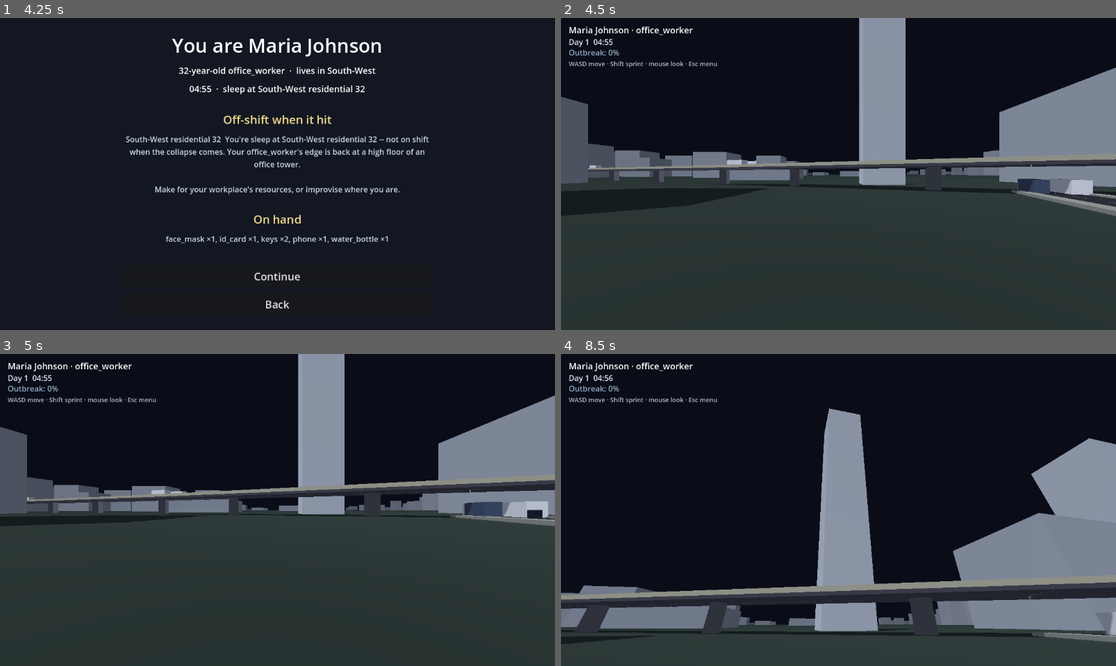
Above: before the commit, frames 1-4 (two rows, left to right).
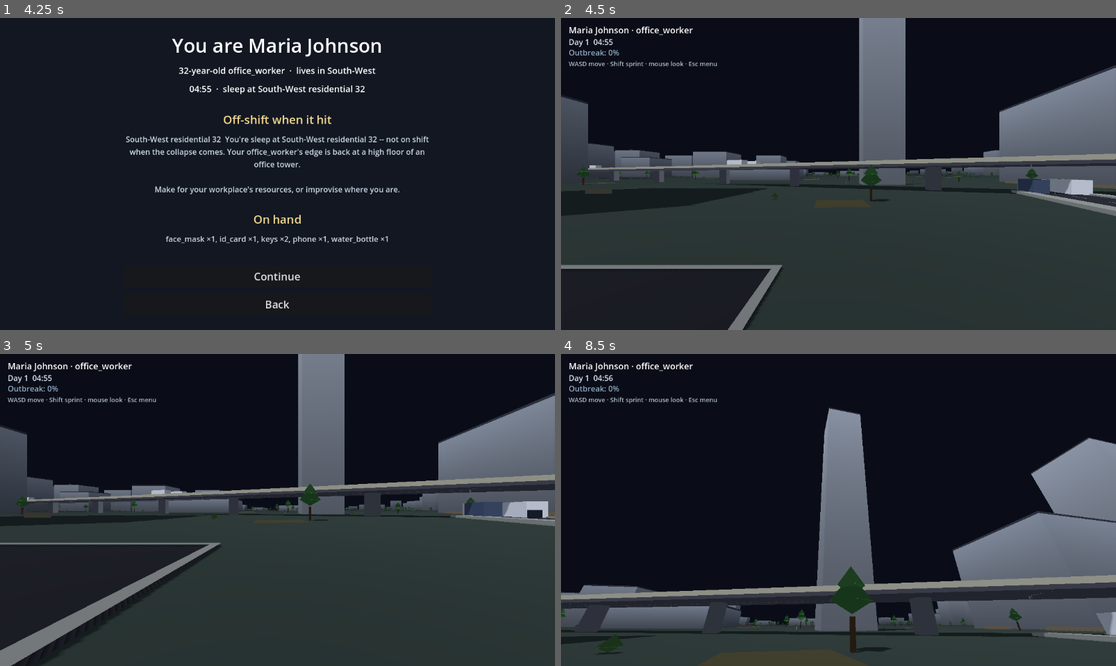
Above: after the commit, the same moments.

Repository: maxhightower/Asphodel
Game: Godot game, scene res://MainMenu.tscn
Same seed, same stepped clock (60 frames per second), same inputs: the game is played once before the commit and once after it.
Inputs (mouse positions are in pixels of both pictures, inside the frame that each line leads up to):
- Up to frame 1 (4.25 s): click "Start Game" at 0.5 s; click "Madisonville, TX" at 1.25 s; click "Back" at 2 s; click "Start Game" at 2.75 s; click "Load City" at 3.5 s
- Up to frame 2 (4.5 s): click "Continue" at 4.25 s
- Up to frame 3 (5 s): no input
- Up to frame 4 (8.5 s): move the mouse to (866, 510) at 5.02 s; hold E (interact) 5.03-5.78 s; hold W (move_forward) from 5.03 s (still down); move the mouse to (810, 510) at 5.77 s; tap Shift (sprint) at 5.85, 7.35 s; move the mouse to (849, 503) at 6.52 s; hold E (interact) 6.53-7.28 s; move the mouse to (832, 516) at 7.27 s; move the mouse to (877, 513) at 8.02 s; hold E (interact) from 8.03 s (still down)

Frame 1 is identical in both runs. In frame 2, 10% of the frame differs, in the area x 0-100%, y 2-100%; in frame 3, 12%, in the area x 0-100%, y 0-100%; in frame 4, 11%.

Commit message:
Add procedural site detail + richer building geometry
The gaps between buildings were dead-flat green and the buildings were
plain white masses. Add a lived-in layer and give the masses depth.

site_detail.gd (presentation-only, like the crowd/traffic): rasterises an
occupancy grid from the real footprints + road corridors, then places —
only in genuine open space, never in a wall or on a street —
- parking lots (asphalt pad, wheel-stop kerb, white stall stripes) on
  road-adjacent openings,
- scattered trees + bushes (baked-colour MultiMeshes),
- fences along the yard/building property lines,
- ground-cover patches so the terrain isn't one flat green.
Candidates are collected across the whole map by probability then
stride-thinned to a cap, so props stay evenly spread. Deterministic from
the bundle seed.

street_world._build_buildings: grey roofs (distinct from walls), a darker
ground-floor plinth gradient up the walls, a parapet lip around the roof
edge, and rooftop units on tall/wide buildings — so buildings read as
built masses, not flat slabs. Wired _build_site_detail into _ready.

Co-Authored-By: Claude Opus 4.8 <noreply@anthropic.com>
Claude-Session: https://claude.ai/code/session_01Datjs9tUxMYwyRKZkeyYo9

Diff:
--- /dev/null
+++ b/godot/scripts/site_detail.gd
@@ -0,0 +1,491 @@
+extends Node3D
+
+## Site-detail layer — the procedural "stuff between the buildings" that turns a
+## grid of masses into a lived-in city: parking lots, scattered trees and bushes,
+## fences along property lines, and ground-cover patches that break up the flat
+## terrain. Pure presentation (like the capsule crowd and the traffic): it never
+## feeds the authoritative Python simulation.
+##
+## Everything is placed against a coarse OCCUPANCY GRID rasterised from the real
+## building footprints and road corridors, so props land in genuine open space —
+## never inside a wall or on a street. Deterministic from `seed`, batched into a
+## few MultiMeshes / ArrayMeshes so thousands of props cost a handful of draws.
+
+const FREE := 0
+const BUILDING := 1
+const ROAD := 2
+const USED := 3            # claimed by a parking lot / fence footprint
+
+# Prop budgets (city-wide caps so a huge bundle stays cheap). Candidates are
+# collected across the WHOLE map by probability, then stride-thinned down to these
+# caps, so props stay evenly spread instead of piling up wherever the scan starts.
+const MAX_TREES := 8000
+const MAX_BUSHES := 7000
+const MAX_PATCHES := 8000
+const MAX_LOTS := 400
+# Per-free-cell placement probabilities (before thinning).
+const P_TREE := 0.06
+const P_BUSH := 0.05
+const P_PATCH := 0.09
+const P_LOT := 0.5
+
+var _rng := RandomNumberGenerator.new()
+var _cols := 0
+var _rows := 0
+var _ox := 0.0
+var _oz := 0.0
+var _cell := 6.0
+var _occ: PackedByteArray = PackedByteArray()
+
+
+func build(bounds: Rect2, footprints: Array, roads: Dictionary, seed: int) -> void:
+	_rng.seed = seed
+	_init_grid(bounds)
+	_mark_buildings(footprints)
+	_mark_roads(roads)
+	_build_parking_lots()
+	_build_greenery()
+	_build_fences()
+	_build_ground_patches()
+
+
+# --------------------------------------------------------------- occupancy grid
+func _init_grid(b: Rect2) -> void:
+	_ox = b.position.x
+	_oz = b.position.y
+	# Adaptive cell size: keep the grid under ~1.2M cells however big the city is.
+	_cell = 6.0
+	while (b.size.x / _cell + 1.0) * (b.size.y / _cell + 1.0) > 1_200_000.0:
+		_cell *= 1.5
+	_cols = int(ceil(b.size.x / _cell)) + 1
+	_rows = int(ceil(b.size.y / _cell)) + 1
+	_occ = PackedByteArray()
+	_occ.resize(_cols * _rows)          # zero-filled == FREE
+
+
+func _in(cx: int, cz: int) -> bool:
+	return cx >= 0 and cx < _cols and cz >= 0 and cz < _rows
+
+
+func _occ_get(cx: int, cz: int) -> int:
+	if not _in(cx, cz):
+		return BUILDING                 # off-map reads as blocked
+	return _occ[cz * _cols + cx]
+
+
+func _occ_set(cx: int, cz: int, v: int) -> void:
+	if _in(cx, cz):
+		_occ[cz * _cols + cx] = v
+
+
+func _cx_of(x: float) -> int:
+	return int(floor((x - _ox) / _cell))
+
+
+func _cz_of(z: float) -> int:
+	return int(floor((z - _oz) / _cell))
+
+
+func _cell_centre(cx: int, cz: int) -> Vector2:
+	return Vector2(_ox + (float(cx) + 0.5) * _cell, _oz + (float(cz) + 0.5) * _cell)
+
+
+func _mark_buildings(footprints: Array) -> void:
+	for b in footprints:
+		var poly: Array = b.get("poly", [])
+		if poly.size() < 3:
+			continue
+		var min_x := INF; var min_z := INF; var max_x := -INF; var max_z := -INF
+		for p in poly:
+			min_x = minf(min_x, float(p[0])); max_x = maxf(max_x, float(p[0]))
+			min_z = minf(min_z, float(p[1])); max_z = maxf(max_z, float(p[1]))
+		# Mark the footprint AABB plus a one-cell skirt (no props hard against walls).
+		var c0x := _cx_of(min_x) - 1; var c1x := _cx_of(max_x) + 1
+		var c0z := _cz_of(min_z) - 1; var c1z := _cz_of(max_z) + 1
+		for cz in range(c0z, c1z + 1):
+			for cx in range(c0x, c1x + 1):
+				_occ_set(cx, cz, BUILDING)
+
+
+func _mark_roads(roads: Dictionary) -> void:
+	for pl in roads.get("polylines", []):
+		var pts: Array = pl.get("points", [])
+		if pts.size() < 2:
+			continue
+		var cls := String(pl.get("class", ""))
+		# Corridor half-width mirrors street_world's roadway+sidewalk extents.
+		var half := 10.0
+		if cls == "primary":
+			half = 11.0
+		elif cls == "motorway" or cls == "trunk":
+			half = 11.0
+		else:
+			half = 8.0
+		for k in range(pts.size() - 1):
+			var a := Vector2(float(pts[k][0]), float(pts[k][1]))
+			var b := Vector2(float(pts[k + 1][0]), float(pts[k + 1][1]))
+			_stamp_segment(a, b, half)
+
+
+func _stamp_segment(a: Vector2, b: Vector2, half: float) -> void:
+	# Mark every cell within `half` of the segment as ROAD (walk it in ~cell steps
+	# and stamp a small disk at each sample).
+	var seglen := a.distance_to(b)
+	var steps := maxi(1, int(ceil(seglen / _cell)))
+	var rad := int(ceil(half / _cell))
+	for s in range(steps + 1):
+		var p := a.lerp(b, float(s) / float(steps))
+		var bx := _cx_of(p.x); var bz := _cz_of(p.y)
+		for dz in range(-rad, rad + 1):
+			for dx in range(-rad, rad + 1):
+				if _occ_get(bx + dx, bz + dz) == FREE:
+					_occ_set(bx + dx, bz + dz, ROAD)
+
+
+# ------------------------------------------------------------------ parking lots
+func _build_parking_lots() -> void:
+	# Find rectangular runs of FREE cells adjacent to a road and pave them: dark
+	# asphalt slab, white stall stripes, and a wheel-stop kerb. One batched mesh.
+	var st := SurfaceTool.new()
+	st.begin(Mesh.PRIMITIVE_TRIANGLES)
+	var lots := 0
+	# Lot footprint in cells (roughly 7x5 cells -> ~40x30 m).
+	var lw := 7
+	var lh := 5
+	# Scan the WHOLE map (so lots spread everywhere), paving a probabilistic subset
+	# of the valid road-adjacent openings up to the cap.
+	var cz := 1
+	while cz < _rows - lh and lots < MAX_LOTS:
+		var cx := 1
+		while cx < _cols - lw and lots < MAX_LOTS:
+			if _rect_free(cx, cz, lw, lh) and _touches_road(cx, cz, lw, lh):
+				if _rng.randf() < P_LOT:
+					_pave_lot(st, cx, cz, lw, lh)
+					for z2 in range(cz, cz + lh):
+						for x2 in range(cx, cx + lw):
+							_occ_set(x2, z2, USED)
+					lots += 1
+				cx += lw
+			else:
+				cx += 2
+		cz += 3
+	if lots == 0:
+		return
+	var mat := StandardMaterial3D.new()
+	mat.vertex_color_use_as_albedo = true
+	mat.roughness = 0.95
+	mat.cull_mode = BaseMaterial3D.CULL_DISABLED
+	var mi := MeshInstance3D.new()
+	mi.mesh = st.commit()
+	mi.material_override = mat
+	add_child(mi)
+
+
+func _rect_free(cx: int, cz: int, w: int, h: int) -> bool:
+	for z2 in range(cz, cz + h):
+		for x2 in range(cx, cx + w):
+			if _occ_get(x2, z2) != FREE:
+				return false
+	return true
+
+
+func _touches_road(cx: int, cz: int, w: int, h: int) -> bool:
+	# A parking lot must border a street (its entrance). Scan the ring around it.
+	for x2 in range(cx - 1, cx + w + 1):
+		if _occ_get(x2, cz - 1) == ROAD or _occ_get(x2, cz + h) == ROAD:
+			return true
+	for z2 in range(cz - 1, cz + h + 1):
+		if _occ_get(cx - 1, z2) == ROAD or _occ_get(cx + w, z2) == ROAD:
+			return true
+	return false
+
+
+const LOT_ASPHALT := Color(0.16, 0.16, 0.18)
+const LOT_STRIPE := Color(0.85, 0.85, 0.72)
+const LOT_KERB := Color(0.55, 0.55, 0.53)
+const LOT_Y := 0.06
+
+
+func _pave_lot(st: SurfaceTool, cx: int, cz: int, w: int, h: int) -> void:
+	var a := _cell_centre(cx, cz) - Vector2(_cell * 0.5, _cell * 0.5)
+	var x0 := a.x
+	var z0 := a.y
+	var x1 := x0 + float(w) * _cell
+	var z1 := z0 + float(h) * _cell
+	# Asphalt pad.
+	st.set_color(LOT_ASPHALT)
+	_flat_quad(st, Vector2(x0, z0), Vector2(x1, z0), Vector2(x1, z1), Vector2(x0, z1), LOT_Y)
+	# Perimeter wheel-stop kerb (a thin raised lip).
+	st.set_color(LOT_KERB)
+	var t := 0.4
+	_flat_ring(st, x0, z0, x1, z1, t, LOT_Y + 0.12)
+	# Parking-stall stripes: rows of short white lines, cars nose-to-nose down the
+	# middle. Stalls run along X, split by a central drive aisle.
+	st.set_color(LOT_STRIPE)
+	var stall := 2.6
+	var mid := (z0 + z1) * 0.5
+	var depth := 5.0
+	var x := x0 + 0.6
+	while x < x1 - 0.4:
+		_stripe(st, Vector2(x, mid - depth), Vector2(x, mid - 0.6), 0.15, LOT_Y + 0.02)
+		_stripe(st, Vector2(x, mid + 0.6), Vector2(x, mid + depth), 0.15, LOT_Y + 0.02)
+		x += stall
+
+
+func _flat_ring(st: SurfaceTool, x0: float, z0: float, x1: float, z1: float,
+		t: float, y: float) -> void:
+	_flat_quad(st, Vector2(x0, z0), Vector2(x1, z0), Vector2(x1, z0 + t), Vector2(x0, z0 + t), y)
+	_flat_quad(st, Vector2(x0, z1 - t), Vector2(x1, z1 - t), Vector2(x1, z1), Vector2(x0, z1), y)
+	_flat_quad(st, Vector2(x0, z0), Vector2(x0 + t, z0), Vector2(x0 + t, z1), Vector2(x0, z1), y)
+	_flat_quad(st, Vector2(x1 - t, z0), Vector2(x1, z0), Vector2(x1, z1), Vector2(x1 - t, z1), y)
+
+
+func _stripe(st: SurfaceTool, a: Vector2, b: Vector2, w: float, y: float) -> void:
+	var d := b - a
+	if d.length() < 0.001:
+		return
+	var n := d.orthogonal().normalized() * (w * 0.5)
+	_flat_quad(st, a - n, b - n, b + n, a + n, y)
+
+
+func _flat_quad(st: SurfaceTool, p0: Vector2, p1: Vector2, p2: Vector2, p3: Vector2, y: float) -> void:
+	for v in [p0, p1, p2, p0, p2, p3]:
+		st.set_normal(Vector3.UP)
+		st.add_vertex(Vector3(v.x, y, v.y))
+
+
+# --------------------------------------------------------------------- greenery
+func _build_greenery() -> void:
+	# Trees + bushes scattered in FREE cells. Trees carry baked vertex colours
+	# (brown trunk + green crown) so ONE MultiMesh draws the lot; a few crown
+	# tints add variety. Bushes are a second, smaller MultiMesh.
+	var tree_slots: Array[Vector2] = []
+	var bush_slots: Array[Vector2] = []
+	# Collect candidates across the WHOLE map by probability (even spread), jittered
+	# off the cell centre so they don't sit on an obvious grid.
+	for cz in range(0, _rows):
+		for cx in range(0, _cols):
+			if _occ_get(cx, cz) != FREE:
+				continue
+			var r := _rng.randf()
+			if r < P_TREE:
+				var c := _cell_centre(cx, cz)
+				c += Vector2(_rng.randf() - 0.5, _rng.randf() - 0.5) * (_cell * 0.7)
+				tree_slots.append(c)
+			elif r < P_TREE + P_BUSH:
+				var c2 := _cell_centre(cx, cz)
+				c2 += Vector2(_rng.randf() - 0.5, _rng.randf() - 0.5) * (_cell * 0.8)
+				bush_slots.append(c2)
+	tree_slots = _thin(tree_slots, MAX_TREES)
+	bush_slots = _thin(bush_slots, MAX_BUSHES)
+	if not tree_slots.is_empty():
+		_scatter(_tree_mesh(), tree_slots, 0.75, 1.5, true)
+	if not bush_slots.is_empty():
+		_scatter(_bush_mesh(), bush_slots, 0.7, 1.4, false)
+
+
+func _thin(slots: Array[Vector2], cap: int) -> Array[Vector2]:
+	# Keep at most `cap` evenly spaced entries (uniform stride preserves the spatial
+	# spread; a plain truncation would keep only one corner of the map).
+	if slots.size() <= cap:
+		return slots
+	var stride := int(ceil(float(slots.size()) / float(cap)))
+	var out: Array[Vector2] = []
+	var i := 0
+	while i < slots.size():
+		out.append(slots[i])
+		i += stride
+	return out
+
+
+func _scatter(mesh: Mesh, slots: Array[Vector2], smin: float, smax: float,
+		tall: bool) -> void:
+	var mm := MultiMesh.new()
+	mm.transform_format = MultiMesh.TRANSFORM_3D
+	mm.mesh = mesh
+	mm.instance_count = slots.size()
+	for i in range(slots.size()):
+		var s := smin + (smax - smin) * _rng.randf()
+		var yaw := _rng.randf() * TAU
+		var basis := Basis(Vector3.UP, yaw).scaled(Vector3(s, s * (1.0 if tall else 0.85), s))
+		var p: Vector2 = slots[i]
+		mm.set_instance_transform(i, Transform3D(basis, Vector3(p.x, 0.0, p.y)))
+	var mmi := MultiMeshInstance3D.new()
+	mmi.multimesh = mm
+	add_child(mmi)
+
+
+func _tree_mesh() -> Mesh:
+	var st := SurfaceTool.new()
+	st.begin(Mesh.PRIMITIVE_TRIANGLES)
+	_box(st, Vector3(0, 1.1, 0), Vector3(0.35, 2.2, 0.35), Color(0.34, 0.24, 0.16))
+	# Two stacked crowns for a rounder canopy.
+	_octa(st, Vector3(0, 3.3, 0), 1.7, 1.9, Color(0.24, 0.44, 0.22))
+	_octa(st, Vector3(0, 4.4, 0), 1.15, 1.5, Color(0.28, 0.5, 0.26))
+	var m := StandardMaterial3D.new()
+	m.vertex_color_use_as_albedo = true
+	m.roughness = 0.9
+	m.cull_mode = BaseMaterial3D.CULL_DISABLED
+	var mesh := st.commit()
+	mesh.surface_set_material(0, m)
+	return mesh
+
+
+func _bush_mesh() -> Mesh:
+	var st := SurfaceTool.new()
+	st.begin(Mesh.PRIMITIVE_TRIANGLES)
+	_octa(st, Vector3(0, 0.5, 0), 0.9, 0.9, Color(0.26, 0.42, 0.22))
+	var m := StandardMaterial3D.new()
+	m.vertex_color_use_as_albedo = true
+	m.roughness = 0.95
+	m.cull_mode = BaseMaterial3D.CULL_DISABLED
+	var mesh := st.commit()
+	mesh.surface_set_material(0, m)
+	return mesh
+
+
+func _box(st: SurfaceTool, c: Vector3, size: Vector3, col: Color) -> void:
+	st.set_color(col)
+	var h := size * 0.5
+	var corners := [
+		c + Vector3(-h.x, -h.y, -h.z), c + Vector3(h.x, -h.y, -h.z),
+		c + Vector3(h.x, -h.y, h.z), c + Vector3(-h.x, -h.y, h.z),
+		c + Vector3(-h.x, h.y, -h.z), c + Vector3(h.x, h.y, -h.z),
+		c + Vector3(h.x, h.y, h.z), c + Vector3(-h.x, h.y, h.z)]
+	var faces := [[0, 1, 2, 3], [7, 6, 5, 4], [4, 5, 1, 0],
+		[6, 7, 3, 2], [5, 6, 2, 1], [7, 4, 0, 3]]
+	var nrms := [Vector3.DOWN, Vector3.UP, Vector3.FORWARD,
+		Vector3.BACK, Vector3.RIGHT, Vector3.LEFT]
+	for fi in range(faces.size()):
+		var f: Array = faces[fi]
+		var nrm: Vector3 = nrms[fi]
+		for k in [f[0], f[1], f[2], f[0], f[2], f[3]]:
+			st.set_normal(nrm)
+			st.add_vertex(corners[k])
+
+
+func _octa(st: SurfaceTool, c: Vector3, r: float, up: float, col: Color) -> void:
+	# A squashed octahedron crown: a top apex, a shallow bottom apex, and a
+	# 4-vertex equator, 8 triangles.
+	st.set_color(col)
+	var top := c + Vector3(0, up, 0)
+	var bot := c + Vector3(0, -up * 0.5, 0)
+	var mid := [c + Vector3(r, 0, 0), c + Vector3(0, 0, r),
+		c + Vector3(-r, 0, 0), c + Vector3(0, 0, -r)]
+	for i in range(4):
+		var a: Vector3 = mid[i]
+		var b: Vector3 = mid[(i + 1) % 4]
+		_ntri(st, top, a, b)
+		_ntri(st, bot, b, a)
+
+
+func _ntri(st: SurfaceTool, p0: Vector3, p1: Vector3, p2: Vector3) -> void:
+	var nrm := (p1 - p0).cross(p2 - p0).normalized()
+	for v in [p0, p1, p2]:
+		st.set_normal(nrm)
+		st.add_vertex(v)
+
+
+# ------------------------------------------------------------------------ fences
+const FENCE_COL := Color(0.5, 0.44, 0.36)
+const FENCE_H := 1.1
+
+
+func _build_fences() -> void:
+	# Run a low fence along the boundary between open yard cells and building
+	# cells: a FREE cell that sits directly beside a BUILDING cell gets a fence
+	# panel on that shared edge, reading as a property line. Batched into one mesh.
+	var st := SurfaceTool.new()
+	st.begin(Mesh.PRIMITIVE_TRIANGLES)
+	var panels := 0
+	var cap := 9000
+	for cz in range(0, _rows):
+		for cx in range(0, _cols):
+			if _occ_get(cx, cz) != FREE:
+				continue
+			if _rng.randf() > 0.35:
+				continue                # only some parcels are fenced
+			# Check the 4 orthogonal neighbours; fence the edge facing a building.
+			if _occ_get(cx + 1, cz) == BUILDING:
+				_fence_edge(st, cx, cz, Vector2(1, 0))
+				panels += 1
+			elif _occ_get(cx, cz + 1) == BUILDING:
+				_fence_edge(st, cx, cz, Vector2(0, 1))
+				panels += 1
+			if panels >= cap:
+				break
+		if panels >= cap:
+			break
+	if panels == 0:
+		return
+	var mat := StandardMaterial3D.new()
+	mat.vertex_color_use_as_albedo = true
+	mat.roughness = 0.9
+	mat.cull_mode = BaseMaterial3D.CULL_DISABLED
+	var mi := MeshInstance3D.new()
+	mi.mesh = st.commit()
+	mi.material_override = mat
+	add_child(mi)
+
+
+func _fence_edge(st: SurfaceTool, cx: int, cz: int, dir: Vector2) -> void:
+	# A thin vertical panel along the cell edge in `dir` (a unit +x or +z step).
+	var c := _cell_centre(cx, cz)
+	var half := _cell * 0.5
+	var along := Vector2(dir.y, dir.x)         # perpendicular to dir = edge run
+	var edge := c + dir * half
+	var a := edge - along * half
+	var b := edge + along * half
+	st.set_color(FENCE_COL)
+	var y0 := 0.0
+	var y1 := FENCE_H
+	var nrm := Vector3(dir.x, 0, dir.y)
+	# Two-sided panel (cull disabled), a single quad.
+	var pa0 := Vector3(a.x, y0, a.y)
+	var pb0 := Vector3(b.x, y0, b.y)
+	var pb1 := Vector3(b.x, y1, b.y)
+	var pa1 := Vector3(a.x, y1, a.y)
+	for v in [pa0, pb0, pb1, pa0, pb1, pa1]:
+		st.set_normal(nrm)
+		st.add_vertex(v)
+
+
+# ----------------------------------------------------------------- ground patches
+func _build_ground_patches() -> void:
+	# Flat colour patches (dirt, dry grass, darker turf) scattered in open cells so
+	# the terrain isn't a single uniform green. One MultiMesh of a flat quad, tinted
+	# per instance.
+	var slots: Array[Vector2] = []
+	for cz in range(0, _rows):
+		for cx in range(0, _cols):
+			if _occ_get(cx, cz) != FREE:
+				continue
+			if _rng.randf() < P_PATCH:
+				slots.append(_cell_centre(cx, cz))
+	slots = _thin(slots, MAX_PATCHES)
+	if slots.is_empty():
+		return
+	var quad := PlaneMesh.new()
+	quad.size = Vector2(_cell * 1.3, _cell * 1.3)
+	var mat := StandardMaterial3D.new()
+	mat.vertex_color_use_as_albedo = true
+	mat.roughness = 1.0
+	quad.material = mat
+	var mm := MultiMesh.new()
+	mm.transform_format = MultiMesh.TRANSFORM_3D
+	mm.use_colors = true
+	mm.mesh = quad
+	mm.instance_count = slots.size()
+	var palette := [Color(0.30, 0.28, 0.20), Color(0.34, 0.36, 0.24),
+		Color(0.20, 0.26, 0.18), Color(0.38, 0.36, 0.28)]
+	for i in range(slots.size()):
+		var p: Vector2 = slots[i]
+		var s := 0.7 + 0.7 * _rng.randf()
+		var yaw := _rng.randf() * TAU
+		var basis := Basis(Vector3.UP, yaw).scaled(Vector3(s, 1.0, s))
+		# Float a hair above the ground plane (y=0) to avoid z-fighting.
+		mm.set_instance_transform(i, Transform3D(basis, Vector3(p.x, 0.03, p.y)))
+		mm.set_instance_color(i, palette[_rng.randi() % palette.size()])
+	var mmi := MultiMeshInstance3D.new()
+	mmi.multimesh = mm
+	add_child(mmi)
--- a/godot/scripts/street_world.gd
+++ b/godot/scripts/street_world.gd
@@ -57,6 +57,7 @@
 	else:
 		_build_buildings(footprints)
 	_build_roads(bundle["roads"])
+	_build_site_detail(footprints, bundle["roads"], int(meta.get("seed", 0)))
 	_build_traffic(bundle["roads"])
 	_spawn_player(_bounds, bundle["roads"])
 	_build_hud()
@@ -169,16 +170,28 @@
 	add_child(body)
 
 
+# Building palette + detail metrics.
+const BLDG_LOW := Color(0.62, 0.64, 0.68)
+const BLDG_HIGH := Color(0.86, 0.87, 0.9)
+const PLINTH_DARKEN := 0.62         # ground-floor band tint (walls fade to this at y=0)
+const ROOF_COL := Color(0.34, 0.35, 0.39)
+const PARAPET_COL := Color(0.28, 0.29, 0.33)
+const ROOFUNIT_COL := Color(0.40, 0.41, 0.44)
+const PARAPET_H := 0.9              # roof-edge lip height (m)
+
+
 func _build_buildings(footprints: Array) -> void:
 	## Extrude each footprint polygon (real OSM or procedural) into a solid mass:
-	## a triangulated flat roof at `height` plus vertical walls down to the ground.
-	## The whole city is one batched ArrayMesh; collision is one box per building.
+	## a triangulated roof (its own grey), walls with a darker ground-floor plinth
+	## gradient, a parapet lip around the roof edge, and rooftop units on taller
+	## buildings. The whole city is one batched ArrayMesh; collision is one box per
+	## building. Detail is deterministic from a fixed seed so it's stable per city.
 	var st := SurfaceTool.new()
 	st.begin(Mesh.PRIMITIVE_TRIANGLES)
 	var body := StaticBody3D.new()
 	add_child(body)
-	var low := Color(0.62, 0.64, 0.68)
-	var high := Color(0.86, 0.87, 0.9)
+	var rng := RandomNumberGenerator.new()
+	rng.seed = 0x5EED * 65537 + footprints.size()
 	for b in footprints:
 		var poly_xy: Array = b.get("poly", [])
 		if poly_xy.size() < 3:
@@ -191,30 +204,50 @@
 			ring.append(v)
 			min_x = min(min_x, v.x); max_x = max(max_x, v.x)
 			min_z = min(min_z, v.y); max_z = max(max_z, v.y)
-		var col := low.lerp(high, clampf(h / (60.0 * HEIGHT_SCALE), 0.0, 1.0))
-		st.set_color(col)
-		# Roof (triangulated at y = h).
+		var col := BLDG_LOW.lerp(BLDG_HIGH, clampf(h / (60.0 * HEIGHT_SCALE), 0.0, 1.0))
+		var plinth := col.darkened(1.0 - PLINTH_DARKEN)
+		# Roof (triangulated at y = h) in its own grey so it reads as a roof.
+		st.set_color(ROOF_COL)
 		var tris := Geometry2D.triangulate_polygon(ring)
 		for i in range(0, tris.size(), 3):
 			for k in [tris[i], tris[i + 1], tris[i + 2]]:
 				st.set_normal(Vector3.UP)
 				st.add_vertex(Vector3(ring[k].x, h, ring[k].y))
-		# Walls (a quad per edge). Cull is disabled on the material so winding
-		# does not matter for these placeholder masses.
+		# Walls: a vertical gradient from the darker plinth at the base to the wall
+		# colour up top, plus a parapet lip standing above the roof line. Cull is
+		# disabled so winding doesn't matter for these placeholder masses.
 		var n := ring.size()
 		for i in range(n):
 			var a := ring[i]
 			var c := ring[(i + 1) % n]
+			var nrm := Vector3((c.y - a.y), 0.0, -(c.x - a.x)).normalized()
 			var a0 := Vector3(a.x, 0.0, a.y)
 			var a1 := Vector3(a.x, h, a.y)
 			var c0 := Vector3(c.x, 0.0, c.y)
 			var c1 := Vector3(c.x, h, c.y)
-			for v in [a0, c0, c1, a0, c1, a1]:
-				st.set_normal(Vector3((c.y - a.y), 0.0, -(c.x - a.x)).normalized())
+			# gradient wall: bottom verts plinth, top verts col
+			_vc(st, a0, plinth, nrm); _vc(st, c0, plinth, nrm); _vc(st, c1, col, nrm)
+			_vc(st, a0, plinth, nrm); _vc(st, c1, col, nrm); _vc(st, a1, col, nrm)
+			# parapet lip (h -> h + PARAPET_H) around the edge
+			var a2 := Vector3(a.x, h + PARAPET_H, a.y)
+			var c2 := Vector3(c.x, h + PARAPET_H, c.y)
+			st.set_color(PARAPET_COL)
+			for v in [a1, c1, c2, a1, c2, a2]:
+				st.set_normal(nrm)
 				st.add_vertex(v)
-		# Collision: a box spanning the footprint bounds.
+		# Rooftop units on tall-enough, wide-enough buildings — a couple of small
+		# boxes so roofs aren't bare planes when seen from above / from a tower.
 		var bw := max_x - min_x
 		var bd := max_z - min_z
+		if h > 15.0 and bw > 10.0 and bd > 10.0:
+			var units := 1 + (rng.randi() % 2)
+			for _u in range(units):
+				var ux := lerpf(min_x + 2.0, max_x - 2.0, rng.randf())
+				var uz := lerpf(min_z + 2.0, max_z - 2.0, rng.randf())
+				var us := 1.5 + 1.5 * rng.randf()
+				var uh := 1.2 + 1.6 * rng.randf()
+				_roof_box(st, Vector3(ux, h, uz), us, uh, ROOFUNIT_COL)
+		# Collision: a box spanning the footprint bounds.
 		if bw > 0.1 and bd > 0.1:
 			var cs := CollisionShape3D.new()
 			var shape := BoxShape3D.new()
@@ -230,6 +263,39 @@
 	mi.mesh = st.commit()
 	mi.material_override = mat
 	add_child(mi)
+
+
+func _vc(st: SurfaceTool, v: Vector3, col: Color, nrm: Vector3) -> void:
+	# One coloured, normalled vertex (gradient walls need per-vertex colour).
+	st.set_color(col)
+	st.set_normal(nrm)
+	st.add_vertex(v)
+
+
+func _roof_box(st: SurfaceTool, base: Vector3, half: float, height: float, col: Color) -> void:
+	# A small axis-aligned box sitting on the roof at `base` (its bottom face).
+	st.set_color(col)
+	var y0 := base.y
+	var y1 := base.y + height
+	var xs := [base.x - half, base.x + half]
+	var zs := [base.z - half, base.z + half]
+	# top
+	_tri(st, Vector3(xs[0], y1, zs[0]), Vector3(xs[1], y1, zs[0]), Vector3(xs[1], y1, zs[1]), Vector3.UP)
+	_tri(st, Vector3(xs[0], y1, zs[0]), Vector3(xs[1], y1, zs[1]), Vector3(xs[0], y1, zs[1]), Vector3.UP)
+	# four sides
+	var rings := [
+		[Vector2(xs[0], zs[0]), Vector2(xs[1], zs[0])],
+		[Vector2(xs[1], zs[0]), Vector2(xs[1], zs[1])],
+		[Vector2(xs[1], zs[1]), Vector2(xs[0], zs[1])],
+		[Vector2(xs[0], zs[1]), Vector2(xs[0], zs[0])]]
+	for e in rings:
+		var a: Vector2 = e[0]
+		var c: Vector2 = e[1]
+		var nrm := Vector3((c.y - a.y), 0.0, -(c.x - a.x)).normalized()
+		for v in [Vector3(a.x, y0, a.y), Vector3(c.x, y0, c.y), Vector3(c.x, y1, c.y),
+				Vector3(a.x, y0, a.y), Vector3(c.x, y1, c.y), Vector3(a.x, y1, a.y)]:
+			st.set_normal(nrm)
+			st.add_vertex(v)
 
 
 func _build_blocks(meta: Dictionary, zones: Array) -> void:
@@ -339,6 +405,17 @@
 	mi.mesh = st.commit()
 	mi.material_override = mat
 	add_child(mi)
+
+
+func _build_site_detail(footprints: Array, roads: Dictionary, seed: int) -> void:
+	# Presentation-only "stuff between the buildings": parking lots, trees, bushes,
+	# fences, and ground-cover patches, placed against an occupancy grid so nothing
+	# lands in a wall or on a street. No-op for bundles without real footprints.
+	if footprints.is_empty():
+		return
+	var detail: Node3D = load("res://scripts/site_detail.gd").new()
+	add_child(detail)
+	detail.build(_bounds, footprints, roads, seed)
 
 
 func _build_traffic(roads: Dictionary) -> void:
